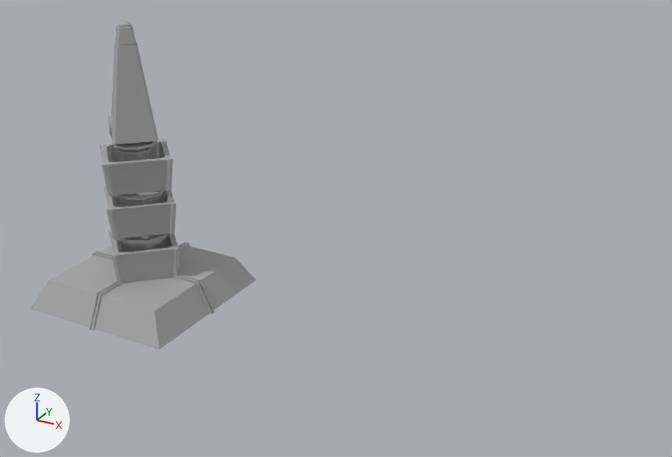
Two versions of the FBX model Assets/_Project/Models/Past/laser_decombine_anime.fbx, one commit apart.
Camera for both pictures: a 50 mm camera at (0.64, -4.54, 2.76) aimed at (-1.59, -0.48, 0.74). Every picture has the same lights, and +X, +Y and +Z are marked at lower left. Where no turn or scale is listed for an object, it has been applied to the vertices.
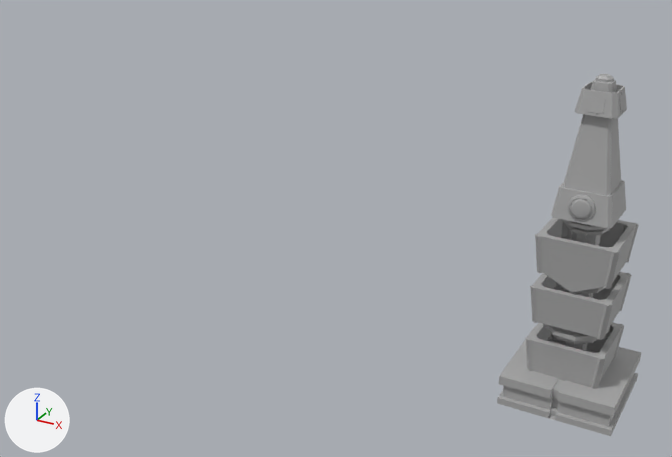
What differs and where, as boxes (x1, y1, x2, y2) in the pictures (672 x 457 px; the box of a moved part takes in the faces that stretch with it):
'polySurface15', reshaped, moved (36% narrower): before (31, 230, 256, 349); after (497, 322, 641, 436)
'polySurface28', added: after (551, 74, 626, 229)
'bloc', added: after (535, 218, 639, 292)
'bloc1', added: after (530, 272, 632, 340)
'polySurface5', deleted: before (108, 21, 158, 144)
'polySurface8', moved: before (113, 141, 169, 251); after (543, 219, 614, 351)
'polySurface2', deleted: before (100, 139, 173, 197)
'polySurface3', deleted: before (104, 187, 176, 240)
'pCube23', added: after (574, 82, 627, 119)
part 1 of me_mesh_002, moved or reshaped: before (109, 230, 180, 283); after (526, 322, 624, 389)
part 2 of me_mesh_002, rebuilt: before (31, 243, 256, 349); after (497, 326, 641, 436)
part 3 of me_mesh_002, deleted: before (173, 274, 215, 314)
part 4 of me_mesh_002, deleted: before (92, 251, 112, 260)
part 5 of me_mesh_002, deleted: before (89, 281, 122, 331)
part 6 of me_mesh_002, deleted: before (178, 242, 190, 250)

Diff of the bpy script that builds the scene:
```diff
--- a/Assets/_Project/Models/Past/laser_decombine_anime.fbx.py
+++ b/Assets/_Project/Models/Past/laser_decombine_anime.fbx.py
@@ me_mesh_002 @@
 # used by ob_polysurface15; location = (-2.953, -0.499, 0.187)
-me_mesh_002.from_pydata(...)  # 200 vertices, 161 faces; spans x -0.515..0.515, y -0.516..0.516, z -0.192..0.192
+me_mesh_002.from_pydata(...)  # 144 vertices, 127 faces; spans x -0.292..0.292, y -0.292..0.292, z -0.177..0.177
+# me_mesh_002 part 1: the loose piece of 48 vertices spanning x -0.269..0.278, y -0.266..0.281, z -0.012..0.192 is turned 45 degrees about the z axis through its middle, then moved by (-0.008, 0.002, -0.015)
+# me_mesh_002 part 2: the loose piece of 8 vertices spanning x -0.499..0.501, y -0.501..0.499, z -0.187..-0.008 is rebuilt with 96 vertices and now spans x -0.292..0.292, y -0.292..0.292, z -0.177..-0.01
+# me_mesh_002 part 3: the loose piece of 36 vertices spanning x 0.169..0.515, y -0.014..0.018, z -0.192..0.009 is deleted
+# me_mesh_002 part 4: the loose piece of 36 vertices spanning x -0.515..-0.169, y -0.004..0.028, z -0.192..0.009 is deleted
+# me_mesh_002 part 5: 36 vertices removed from x -0.016..0.015, y -0.516..-0.17, z -0.192..0.009
+# me_mesh_002 part 6: 36 vertices removed from x -0.006..0.026, y 0.17..0.516, z -0.192..0.009
 me_mesh_002.materials.append(mat_standardsurface1)
@@ me_mesh_004_1 @@
+me_mesh_004_1.from_pydata(...)  # 135 vertices, 127 faces; spans x -0.15..0.15, y -0.157..0.15, z -0.341..0.341
+me_mesh_004_1.materials.append(mat_standardsurface1)  # grey #aaaaaa
@@ me_mesh_1 @@
+me_mesh_1.from_pydata(...)  # 52 vertices, 39 faces; spans x -0.206..0.207, y -0.207..0.206, z -0.169..0.102
+me_mesh_1.materials.append(mat_standardsurface1)  # grey #aaaaaa
@@ me_mesh_003_1 @@
+me_mesh_003_1.from_pydata(...)  # 128 vertices, 80 faces; spans x -0.103..0.103, y -0.103..0.103, z -0.056..0.056
+me_mesh_003_1.materials.append(mat_standardsurface1)  # grey #aaaaaa
@@ me_mesh_001_1 @@
+me_mesh_001_1.from_pydata(...)  # 48 vertices, 36 faces; spans x -0.206..0.207, y -0.207..0.206, z -0.102..0.102
+me_mesh_001_1.materials.append(mat_standardsurface1)  # grey #aaaaaa
@@ ob_polysurface15 @@
 ob_polysurface15 = bpy.data.objects.new('polySurface15', me_mesh_002)
-ob_polysurface15.location = (-2.953, -0.499, 0.187)
+ob_polysurface15.location = (-0.292, -0.292, 0.177)
@@ ob_polysurface2 @@
-ob_polysurface2 = bpy.data.objects.new('polySurface2', me_mesh)
-ob_polysurface2.location = (-2.948, -0.491, 0.851)
@@ ob_polysurface8 @@
 ob_polysurface8 = bpy.data.objects.new('polySurface8', me_mesh_004)
-ob_polysurface8.location = (-2.944, -0.487, 0.627)
+ob_polysurface8.location = (-0.295, -0.277, 0.601)
@@ ob_polysurface5 @@
-ob_polysurface5 = bpy.data.objects.new('polySurface5', me_mesh_003)
-ob_polysurface5.location = (-2.949, -0.487, 1.385)
@@ ob_polysurface3 @@
-ob_polysurface3 = bpy.data.objects.new('polySurface3', me_mesh_001)
-ob_polysurface3.location = (-2.948, -0.491, 0.573)
@@ ob_polysurface28 @@
+ob_polysurface28 = bpy.data.objects.new('polySurface28', me_mesh_004_1)
+ob_polysurface28.location = (-0.299, -0.28, 1.355)
@@ ob_bloc @@
+ob_bloc = bpy.data.objects.new('bloc', me_mesh_1)
+ob_bloc.location = (-0.295, -0.282, 0.825)
@@ ob_pcube23 @@
+ob_pcube23 = bpy.data.objects.new('pCube23', me_mesh_003_1)
+ob_pcube23.location = (-0.3, -0.28, 1.583)
@@ ob_bloc1 @@
+ob_bloc1 = bpy.data.objects.new('bloc1', me_mesh_001_1)
+ob_bloc1.location = (-0.295, -0.282, 0.547)
```
